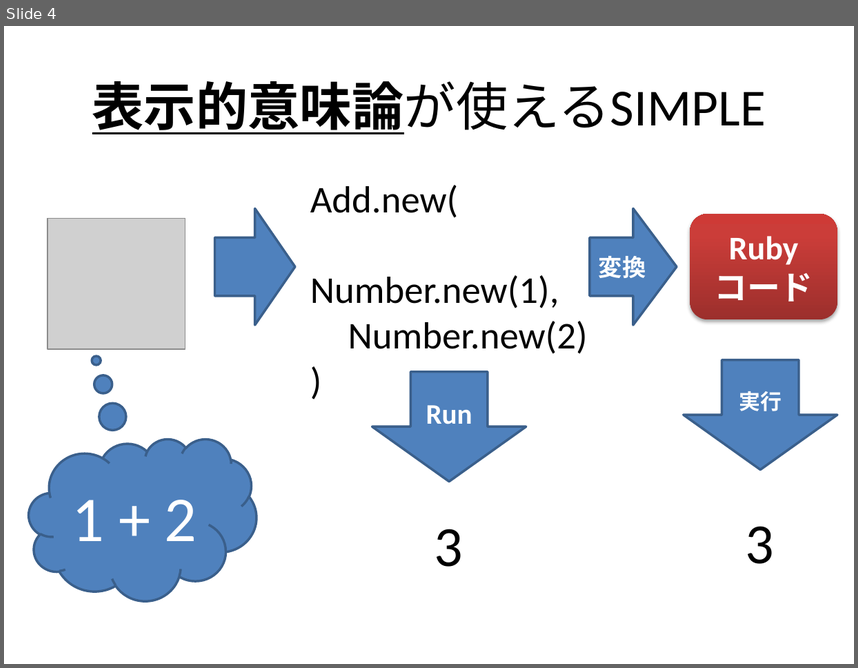
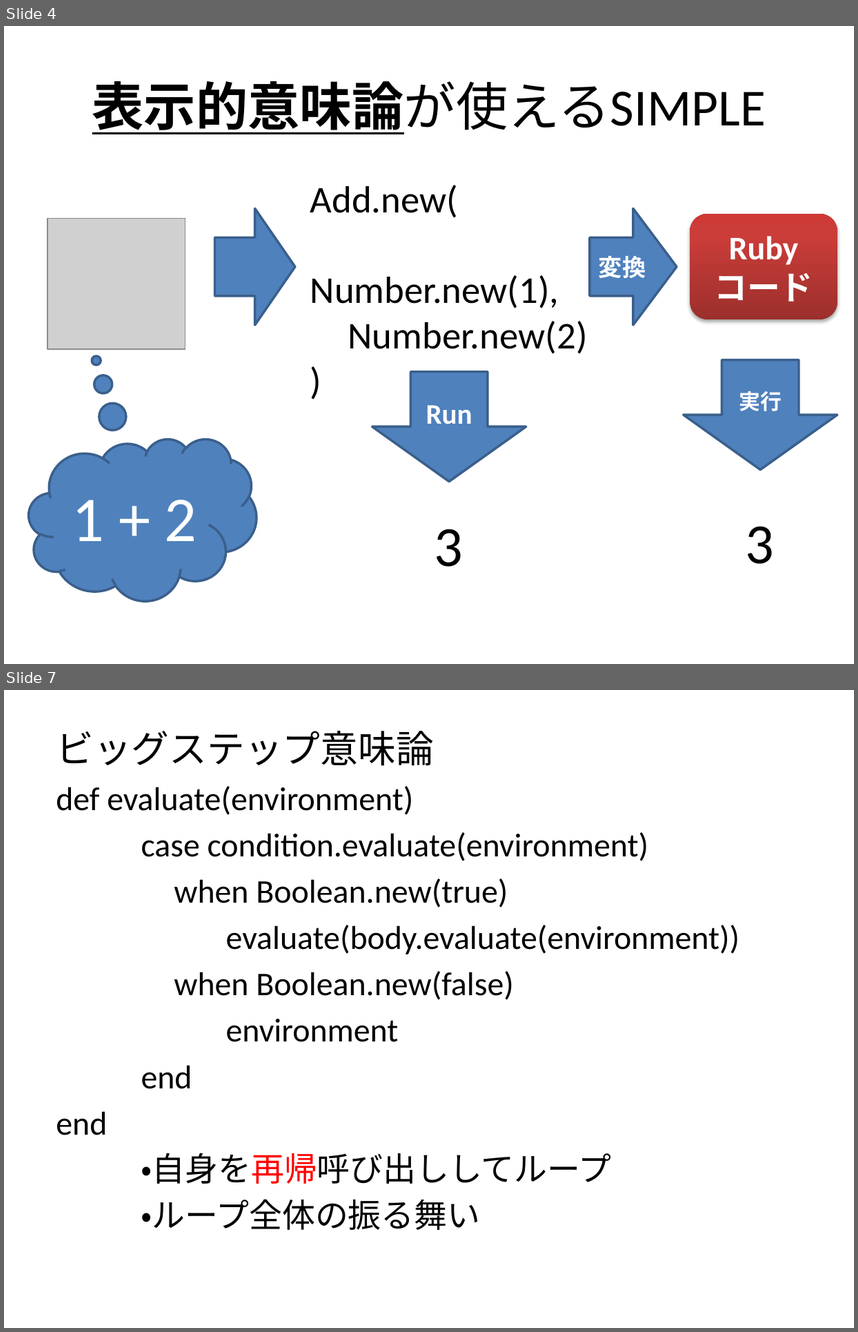
Before and after one commit to class-snct-rikitakelab/Understanding-Computation, a slide deck: material/denotational_semantics.pptx. Shown one above the other, each under a label of ours: slide 4 before the commit, slides 4 and 7 after it; the slides between them are not shown. The pictures are 858x668 and 858x1332 pixels, drawn with LibreOffice and Linux fonts; fonts in the diff are those of the drawing; grey boxes stand for pictures. Boxes give left, top, right and bottom in pixels: in the first picture for what was removed or moved away, otherwise in the second. Text is boxed around its words. In the diff, an @@ line names an element or a change of style, - is before the commit and + after.

```diff
--- a/material/denotational_semantics.pptx
+++ b/material/denotational_semantics.pptx
@@ slide 7 added at [4,690,854,1328], background #FFFFFF @@
@@ text added at [56,731,740,1230], 28 pt, text #000000 @@
+ビッグステップ意味論
+def evaluate(environment)
+case condition.evaluate(environment)
+when Boolean.new(true)
+evaluate(body.evaluate(environment))
+when Boolean.new(false)
+environment
+end
+end
+・自身を再帰呼び出ししてループ
+・ループ全体の振る舞い
```
Also in this commit, not shown: 5 other slides added, 1 other file.
